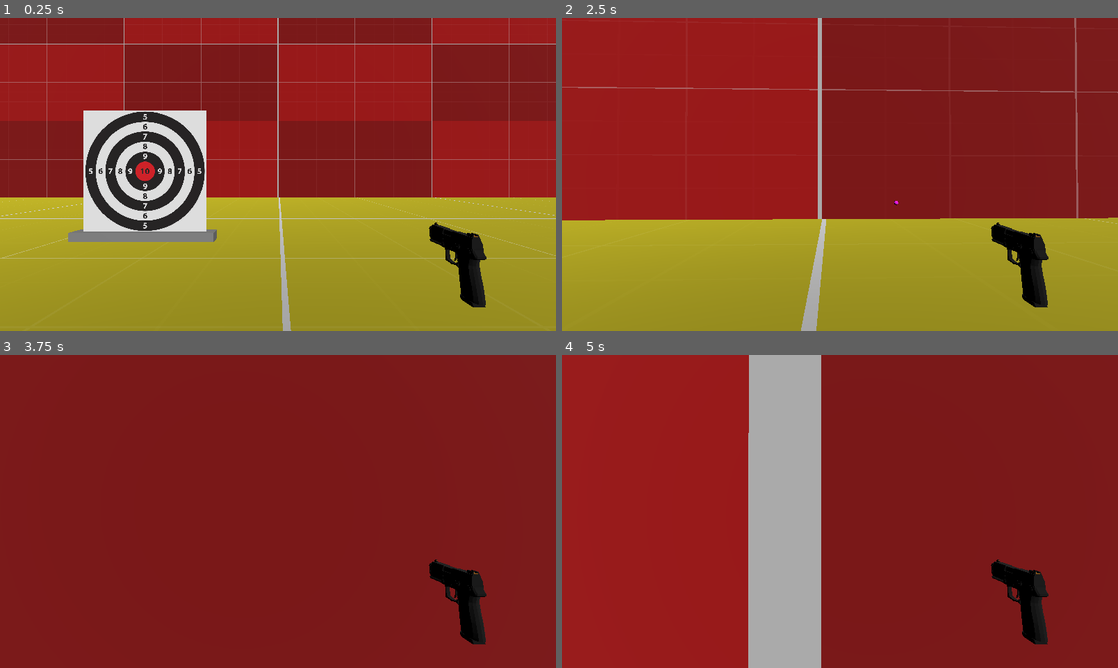
Above: before the commit, frames 1-4 (two rows, left to right).
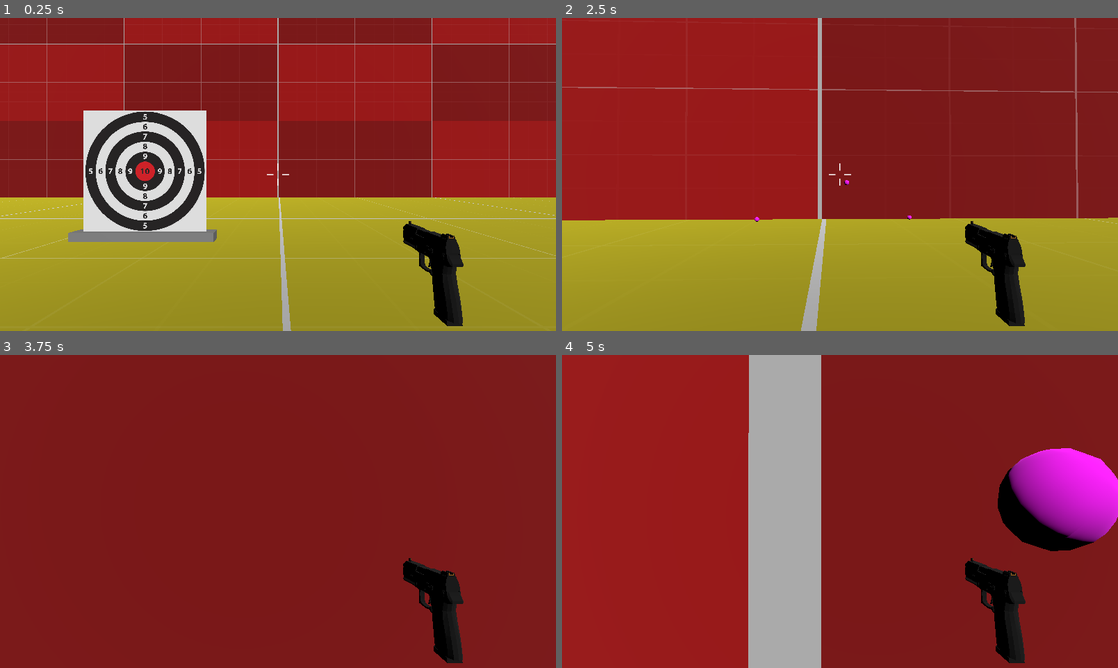
Above: after the commit, the same moments.

Repository: vixente/Shoot3D
Game: Godot game, scene res://Escenas/Escenario.tscn
Same seed, same stepped clock (60 frames per second), same inputs: the game is played once before the commit and once after it.
Inputs (mouse positions are in pixels of both pictures, inside the frame that each line leads up to):
- Up to frame 1 (0.25 s): no input
- Up to frame 2 (2.5 s): tap Enter (ui_accept) at 0.5, 0.77, 1.52 s; move the mouse to (867, 174) at 0.52 s; hold Up (ui_up) from 0.53 s (still down); click (867, 174) at 0.6 s; move the mouse to (812, 174) at 1.27 s; click (812, 174) at 1.35 s; move the mouse to (851, 168) at 2.02 s; hold Shift (correr) from 2.03 s (still down); click (851, 168) at 2.3 s
- Up to frame 3 (3.75 s): keep holding Up (ui_up); move the mouse to (272, 517) at 2.77 s; release Shift (correr) at 2.78 s; click (272, 517) at 2.85 s; tap Enter (ui_accept) at 3.02 s; move the mouse to (316, 514) at 3.52 s; click (316, 514) at 3.6 s
- Up to frame 4 (5 s): keep holding Up (ui_up); tap Enter (ui_accept) at 3.77, 4.25, 4.52 s; move the mouse to (795, 508) at 4.27 s; tap Shift (correr) at 4.35 s; click (795, 508) at 4.55 s

The runs differ from the first frame. In frame 1, 2.8% of the frame differs, in the area x 48-88%, y 46-99%; in frame 2, 2.8%; in frame 3, 2.8%; in frame 4, 8.5%, in the area x 72-100%, y 29-99%.

Commit message:
Proyectil mejorado, añadido crosshair. Añadir proyectil a root scene correctamente.

Diff:
--- a/Escenas/Diana.tscn
+++ b/Escenas/Diana.tscn
@@ -1,23 +1,34 @@
-[gd_scene load_steps=3 format=3 uid="uid://dnh5oq4lxmk00"]
+[gd_scene load_steps=4 format=3 uid="uid://dnh5oq4lxmk00"]
 
 [ext_resource type="Texture2D" uid="uid://bjmti1361jpgd" path="res://Texturas/Targets/Diana.jpg" id="1_mblks"]
 
 [sub_resource type="BoxShape3D" id="BoxShape3D_qowai"]
-size = Vector3(8, 8, 1.5)
-
-[node name="Diana" type="StaticBody3D"]
-collision_layer = 4
-collision_mask = 15
-
-[node name="Soporte" type="CSGBox3D" parent="."]
 size = Vector3(8, 1, 1)
 
-[node name="SP3_Diana" type="Sprite3D" parent="Soporte"]
+[sub_resource type="BoxShape3D" id="BoxShape3D_jmq8c"]
+size = Vector3(7, 6.92, 0.2)
+
+[node name="Diana" type="Node3D"]
+
+[node name="SB_Soporte" type="StaticBody3D" parent="."]
+collision_layer = 4
+collision_mask = 7
+
+[node name="CSG_Soporte" type="CSGBox3D" parent="SB_Soporte"]
+size = Vector3(8, 1, 1)
+
+[node name="CS_Soporte" type="CollisionShape3D" parent="SB_Soporte"]
+shape = SubResource("BoxShape3D_qowai")
+
+[node name="SB_Diana" type="StaticBody3D" parent="."]
 transform = Transform3D(1, 0, 0, 0, 1, 0, 0, 0, 1, 0, 3.89844, 0)
+collision_layer = 16
+collision_mask = 31
+
+[node name="CS_Diana" type="CollisionShape3D" parent="SB_Diana"]
+shape = SubResource("BoxShape3D_jmq8c")
+
+[node name="SP3_Diana" type="Sprite3D" parent="SB_Diana"]
 shaded = true
 texture_filter = 0
 texture = ExtResource("1_mblks")
-
-[node name="CollisionShape3D" type="CollisionShape3D" parent="."]
-transform = Transform3D(1, 0, 0, 0, 1, 0, 0, 0, 1, 0, 3.5, 0)
-shape = SubResource("BoxShape3D_qowai")
--- a/Escenas/arma.gd
+++ b/Escenas/arma.gd
@@ -3,7 +3,7 @@
 var hay_disparo : bool = false
 var rango_arma : float = 1000.0
 @export var proyectil : PackedScene
-var camara : Camera3D
+@export var camara : Camera3D
 var viewport : Viewport
 var mirilla : Vector2
 var impacto : Vector3
@@ -11,12 +11,9 @@
 var destino : Vector3
 
 func _ready():
-	camara = get_viewport().get_camera_3d()
+	#camara = get_viewport().get_camera_3d()
 	viewport = get_viewport()
 	mirilla = viewport.get_size()/2
-
-#func _input(event):
-
 
 
 func _physics_process(delta):
@@ -26,14 +23,15 @@
 
 func dispara_proyectil():
 	var nuevo_proyectil = proyectil.instantiate()
+	nuevo_proyectil.camara = camara
+	get_tree().get_root().add_child(nuevo_proyectil)
+	#nuevo_proyectil.reparent(get_tree().get_root(),true)
+	#$Bocacha.add_child(nuevo_proyectil)
 	nuevo_proyectil.global_position = $Bocacha.global_position
 	nuevo_proyectil.global_basis = $Bocacha.global_basis
-	nuevo_proyectil.camara = camara
-	$Bocacha.add_child(nuevo_proyectil)
-	nuevo_proyectil.reparent(get_tree().get_root(),true)
 
-	print(nuevo_proyectil.global_position)
-	print($Bocacha.global_position)
+
+	#
 
 
 func dibuja_proyectil():
--- a/Escenas/perdigon.tscn
+++ b/Escenas/perdigon.tscn
@@ -17,8 +17,9 @@
 [node name="Perdigon" type="RigidBody3D"]
 top_level = true
 collision_layer = 8
-collision_mask = 14
+collision_mask = 31
 input_ray_pickable = false
+continuous_cd = true
 script = ExtResource("1_jgkj0")
 
 [node name="CollisionShape3D" type="CollisionShape3D" parent="."]
--- a/Escenas/player.tscn
+++ b/Escenas/player.tscn
@@ -1,7 +1,8 @@
-[gd_scene load_steps=4 format=3 uid="uid://dflrj4x7d3jei"]
+[gd_scene load_steps=5 format=3 uid="uid://dflrj4x7d3jei"]
 
 [ext_resource type="Script" path="res://Player.gd" id="1_l6r8k"]
 [ext_resource type="PackedScene" uid="uid://j51thq1qjbcu" path="res://Escenas/Arma.tscn" id="2_k65at"]
+[ext_resource type="Texture2D" uid="uid://vuyah6mccsv6" path="res://Texturas/crosshair_v1.png" id="3_j76n8"]
 
 [sub_resource type="CapsuleShape3D" id="CapsuleShape3D_45ejp"]
 
@@ -20,6 +21,12 @@
 near = 0.01
 far = 1000.0
 
-[node name="Arma" parent="Camera3D" instance=ExtResource("2_k65at")]
-transform = Transform3D(1, 0, 0, 0, 1, 0, 0, 0, 1, 0.37793, -0.156929, -0.651772)
+[node name="Arma" parent="Camera3D" node_paths=PackedStringArray("camara") instance=ExtResource("2_k65at")]
+transform = Transform3D(1, 0, 0, 0, 1, 0, 0, 0, 1, 0.268018, -0.136906, -0.538308)
 skeleton = NodePath("../..")
+camara = NodePath("..")
+
+[node name="Sprite3D" type="Sprite3D" parent="Camera3D"]
+transform = Transform3D(0.1, 0, 0, 0, 0.1, 0, 0, 0, 0.1, 0, 0, -0.901266)
+cast_shadow = 0
+texture = ExtResource("3_j76n8")
--- a/Perdigon.gd
+++ b/Perdigon.gd
@@ -1,6 +1,6 @@
 extends RigidBody3D
 
-var speed = 40
+var speed = 100
 var direccion : Vector3 = Vector3.FORWARD
 var camara : Camera3D
 
@@ -11,3 +11,7 @@
 		apply_central_impulse(-direccion * speed)
 	else:
 		push_error("Sin camara :(")
+
+func _physics_process(delta):
+	if position.distance_to(camara.position) > 100:
+		queue_free()
--- a/project.godot
+++ b/project.godot
@@ -22,6 +22,7 @@
 window/size/viewport_width=1280
 window/size/viewport_height=720
 window/size/initial_position=Vector2i(345, 0)
+window/size/always_on_top=true
 
 [global_group]
 
@@ -31,57 +32,57 @@
 
 ui_left={
 "deadzone": 0.5,
-"events": [Object(InputEventKey,"resource_local_to_scene":fa …(174 unchanged characters)… l_keycode":0,"key_label":0,"unicode":0,"echo":false,"script":null)
+"events": [Object(InputEventKey,"resource_local_to_scene":fa …(174 unchanged characters)… l_keycode":0,"key_label":0,"unicode":0,"location":0,"echo":false,"script":null)
 , Object(InputEventJoypadButton,"resource_local_to_scene":false,"resource_name":"","device":0,"button_index":13,"pressure":0.0,"pressed":false,"script":null)
 , Object(InputEventJoypadMotion,"resource_local_to_scene":false,"resource_name":"","device":0,"axis":0,"axis_value":-1.0,"script":null)
-, Object(InputEventKey,"resource_local_to_scene":false,"reso …(162 unchanged characters)… keycode":65,"key_label":0,"unicode":97,"echo":false,"script":null)
+, Object(InputEventKey,"resource_local_to_scene":false,"reso …(162 unchanged characters)… keycode":65,"key_label":0,"unicode":97,"location":0,"echo":false,"script":null)
 ]
 }
 ui_right={
 "deadzone": 0.5,
-"events": [Object(InputEventKey,"resource_local_to_scene":fa …(174 unchanged characters)… l_keycode":0,"key_label":0,"unicode":0,"echo":false,"script":null)
+"events": [Object(InputEventKey,"resource_local_to_scene":fa …(174 unchanged characters)… l_keycode":0,"key_label":0,"unicode":0,"location":0,"echo":false,"script":null)
 , Object(InputEventJoypadButton,"resource_local_to_scene":false,"resource_name":"","device":0,"button_index":14,"pressure":0.0,"pressed":false,"script":null)
 , Object(InputEventJoypadMotion,"resource_local_to_scene":false,"resource_name":"","device":0,"axis":0,"axis_value":1.0,"script":null)
-, Object(InputEventKey,"resource_local_to_scene":false,"reso …(163 unchanged characters)… eycode":68,"key_label":0,"unicode":100,"echo":false,"script":null)
+, Object(InputEventKey,"resource_local_to_scene":false,"reso …(163 unchanged characters)… eycode":68,"key_label":0,"unicode":100,"location":0,"echo":false,"script":null)
 ]
 }
 ui_up={
 "deadzone": 0.5,
-"events": [Object(InputEventKey,"resource_local_to_scene":fa …(174 unchanged characters)… l_keycode":0,"key_label":0,"unicode":0,"echo":false,"script":null)
+"events": [Object(InputEventKey,"resource_local_to_scene":fa …(174 unchanged characters)… l_keycode":0,"key_label":0,"unicode":0,"location":0,"echo":false,"script":null)
 , Object(InputEventJoypadButton,"resource_local_to_scene":false,"resource_name":"","device":0,"button_index":11,"pressure":0.0,"pressed":false,"script":null)
 , Object(InputEventJoypadMotion,"resource_local_to_scene":false,"resource_name":"","device":0,"axis":1,"axis_value":-1.0,"script":null)
-, Object(InputEventKey,"resource_local_to_scene":false,"reso …(163 unchanged characters)… eycode":87,"key_label":0,"unicode":119,"echo":false,"script":null)
+, Object(InputEventKey,"resource_local_to_scene":false,"reso …(163 unchanged characters)… eycode":87,"key_label":0,"unicode":119,"location":0,"echo":false,"script":null)
 ]
 }
 ui_down={
 "deadzone": 0.5,
-"events": [Object(InputEventKey,"resource_local_to_scene":fa …(174 unchanged characters)… l_keycode":0,"key_label":0,"unicode":0,"echo":false,"script":null)
+"events": [Object(InputEventKey,"resource_local_to_scene":fa …(174 unchanged characters)… l_keycode":0,"key_label":0,"unicode":0,"location":0,"echo":false,"script":null)
 , Object(InputEventJoypadButton,"resource_local_to_scene":false,"resource_name":"","device":0,"button_index":12,"pressure":0.0,"pressed":false,"script":null)
 , Object(InputEventJoypadMotion,"resource_local_to_scene":false,"resource_name":"","device":0,"axis":1,"axis_value":1.0,"script":null)
-, Object(InputEventKey,"resource_local_to_scene":false,"reso …(163 unchanged characters)… eycode":83,"key_label":0,"unicode":115,"echo":false,"script":null)
+, Object(InputEventKey,"resource_local_to_scene":false,"reso …(163 unchanged characters)… eycode":83,"key_label":0,"unicode":115,"location":0,"echo":false,"script":null)
 ]
 }
 correr={
 "deadzone": 0.5,
-"events": [Object(InputEventKey,"resource_local_to_scene":fa …(175 unchanged characters)… ode":4194325,"key_label":0,"unicode":0,"echo":false,"script":null)
+"events": [Object(InputEventKey,"resource_local_to_scene":fa …(175 unchanged characters)… ode":4194325,"key_label":0,"unicode":0,"location":0,"echo":false,"script":null)
 ]
 }
 reload={
 "deadzone": 0.5,
-"events": [Object(InputEventKey,"resource_local_to_scene":fa …(172 unchanged characters)… eycode":82,"key_label":0,"unicode":114,"echo":false,"script":null)
-, Object(InputEventKey,"resource_local_to_scene":false,"resource_name":"","device":-1,"window_id":0,"alt_pressed":false,"shift_pressed":true,"ctrl_pressed":false,"meta_pressed":false,"pressed":false,"keycode":0,"physical_keycode":82,"key_label":0,"unicode":82,"echo":false,"script":null)
+"events": [Object(InputEventKey,"resource_local_to_scene":fa …(172 unchanged characters)… eycode":82,"key_label":0,"unicode":114,"location":0,"echo":false,"script":null)
+, Object(InputEventKey,"resource_local_to_scene":false,"resource_name":"","device":-1,"window_id":0,"alt_pressed":false,"shift_pressed":true,"ctrl_pressed":false,"meta_pressed":false,"pressed":false,"keycode":0,"physical_keycode":82,"key_label":0,"unicode":82,"location":0,"echo":false,"script":null)
 ]
 }
 Apuntar={
 "deadzone": 0.5,
 "events": [Object(InputEventMouseButton,"resource_local_to_scene":false,"resource_name":"","device":-1,"window_id":0,"a …(258 unchanged characters)…
-, Object(InputEventKey,"resource_local_to_scene":false,"reso …(166 unchanged characters)… ode":4194328,"key_label":0,"unicode":0,"echo":false,"script":null)
+, Object(InputEventKey,"resource_local_to_scene":false,"reso …(166 unchanged characters)… ode":4194328,"key_label":0,"unicode":0,"location":0,"echo":false,"script":null)
 ]
 }
 Disparo={
 "deadzone": 0.5,
 "events": [Object(InputEventMouseButton,"resource_local_to_scene":false,"resource_name":"","device":-1,"window_id":0,"a …(258 unchanged characters)…
-, Object(InputEventKey,"resource_local_to_scene":false,"reso …(166 unchanged characters)… ode":4194326,"key_label":0,"unicode":0,"echo":false,"script":null)
+, Object(InputEventKey,"resource_local_to_scene":false,"reso …(166 unchanged characters)… ode":4194326,"key_label":0,"unicode":0,"location":0,"echo":false,"script":null)
 ]
 }
 
@@ -91,6 +92,7 @@
 3d_physics/layer_2="Mundo"
 3d_physics/layer_3="Objetos"
 3d_physics/layer_4="Proyectiles"
+3d_physics/layer_5="Dianas"
 
 [physics]
 
Binary file added: Escenas/crosshair_v1.png
Not shown, added: Escenas/crosshair_v1.png.import
Binary file added: Texturas/crosshair_v1.png
Not shown, added: Texturas/crosshair_v1.png.import
